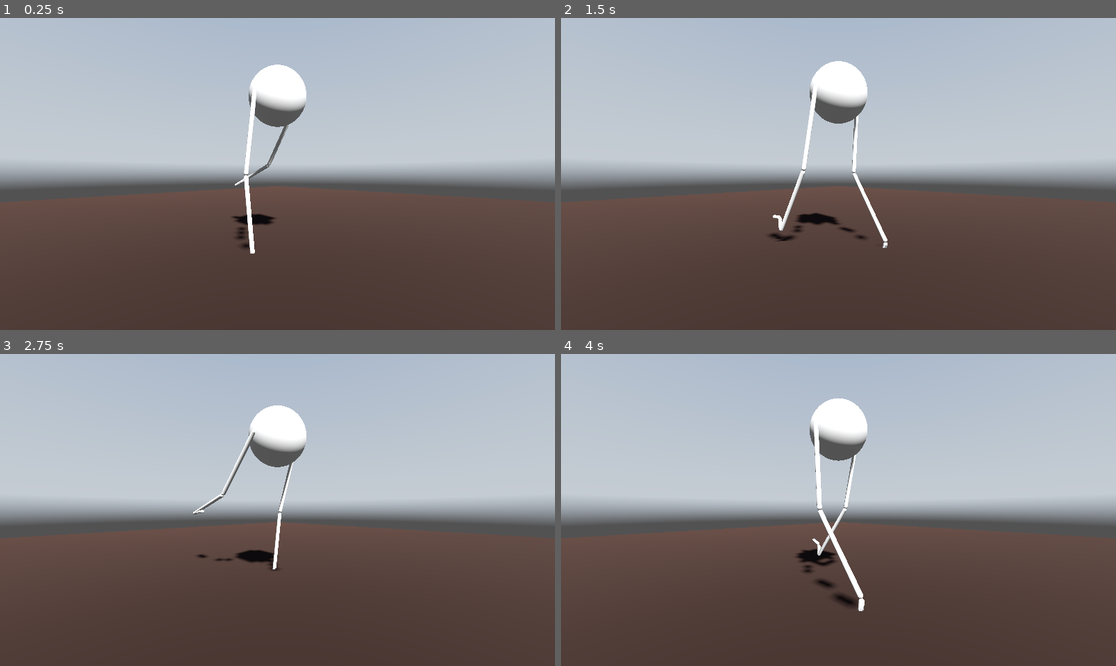
Above: before the commit, frames 1-4 (two rows, left to right).
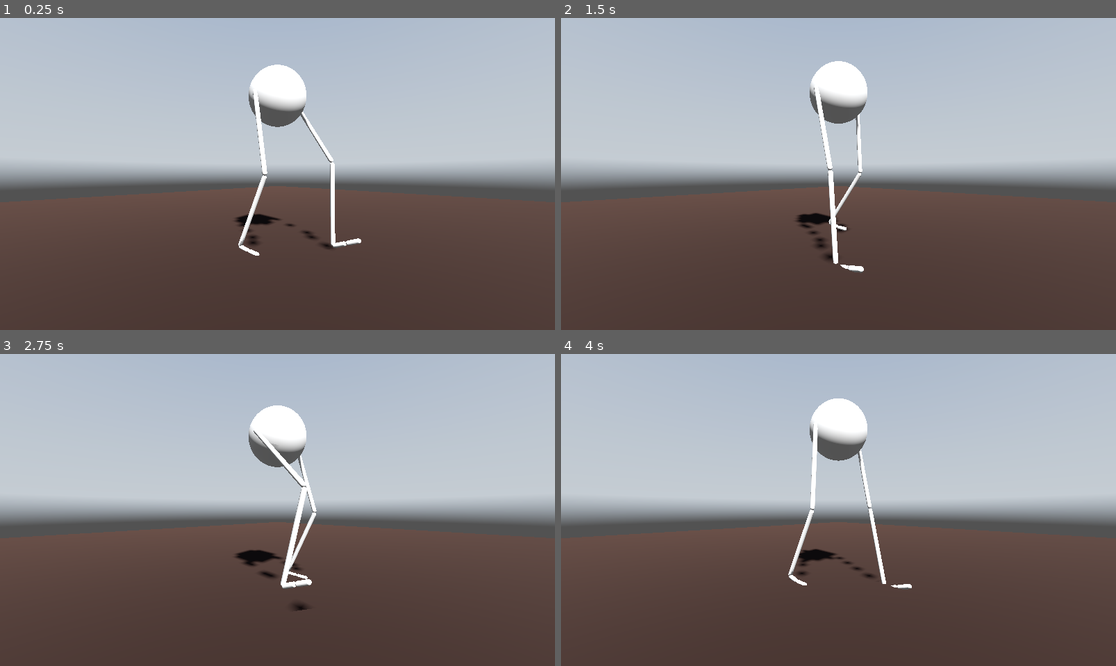
Above: after the commit, the same moments.

Repository: jehoz/legs-and-gaits
Game: Godot game, scene res://scenes/default.tscn
The game is run twice, just before and just after one commit, with the same random seed, the same clock (stepped at 60 frames per second) and the same inputs. A sky picture missing from this copy of the repository is replaced by a grey-blue gradient.
Inputs:
- Up to frame 1 (0.25 s): no input
- Up to frame 2 (1.5 s): no input
- Up to frame 3 (2.75 s): no input
- Up to frame 4 (4 s): no input

The runs differ from the first frame. In frame 1, 1.5% of the frame differs, in the area x 41-66%, y 23-77%; in frame 2, 1.7%; in frame 3, 1.6%; in frame 4, 1.8%, in the area x 40-64%, y 22-83%.

Commit message:
Fix messed up leg segment angle calculation

Diff:
--- a/scripts/leg.gd
+++ b/scripts/leg.gd
@@ -94,17 +94,18 @@
 func move_foot_target():
 	var step_height = max_length() * 0.125
 	var step_distance = step_height * 2.0
-	var forward = -get_global_transform().basis.z
+	var forward = -global_basis.z
 
-	foot_target.global_position = global_position + forward * oscillator.skewed(0.5) * step_distance
+	foot_target.global_position = global_position + (forward * (oscillator.skewed(0.5) * step_distance))
 	foot_target.global_position.y = max(0, oscillator.asymmetric(-1.0, PI/2)) * step_height
 
 func is_load_phase():
 	return foot_target.global_position.y <= 0 and foot_target.position.z > 0
 
 func solve_ik():
-	var forward = -get_global_transform().basis.z
-	var left = get_global_transform().basis.x
+	var forward = -global_basis.z
+	var left = global_basis.x
+
 	# position of joint between toe and metatarsal is offset from foot target
 	# depending on how high the heel is raised
 	# for fully plantigrade feet the target is the heel of the foot, for fully
@@ -143,11 +144,13 @@
 	var bones = [femur, tibia, metatarsal, toe]
 	var joints = [knee_pos, ankle_pos, ball_pos, toe_pos]
 	for i in range(4):
-		var bone = bones[i]
-		var joint_pos = joints[i]
-		var from = -prev.basis.y
-		var to = (joint_pos - prev.origin).normalized()
+		var bone: Node3D = bones[i]
+		var joint_pos: Vector3 = joints[i]
+		var from: Vector3 = -prev.basis.y
+		var to: Vector3 = (joint_pos - prev.origin).normalized()
 		var rot_quat = Quaternion(from, to)
-		bone.rotation = rot_quat.get_euler()
+		bone.rotation = Vector3.ZERO
+		bone.global_rotate(rot_quat.get_axis().normalized(), rot_quat.get_angle())
+		bone.global_position = prev.origin
 		prev = bone.get_global_transform()
 		prev.origin = joint_pos
